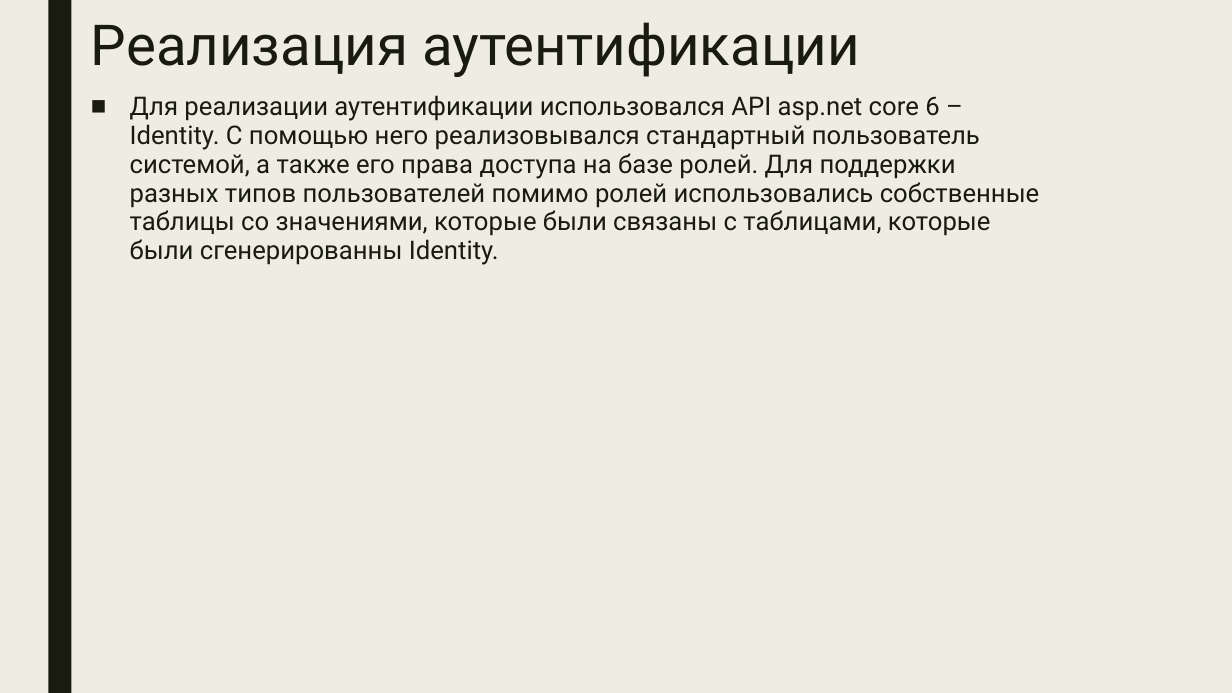
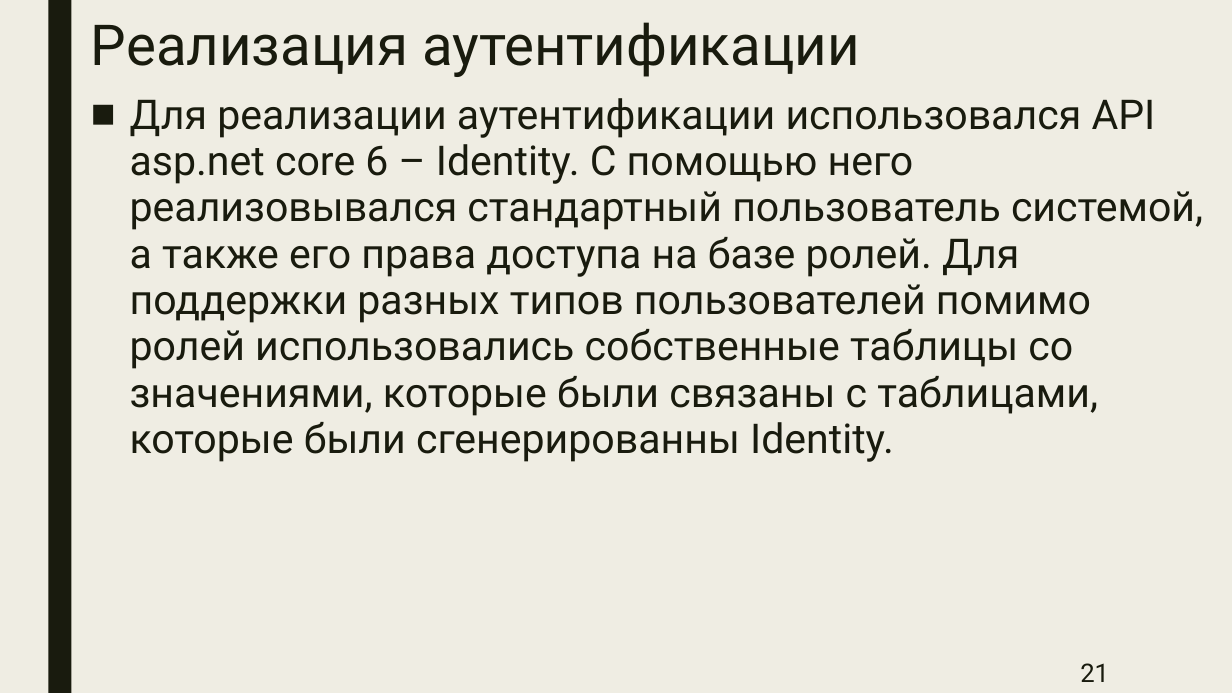
Before and after one commit to TopRuiner/MIS, a slide deck: slide 21 of DOC/ИСТ220-ТП-КП-Презентация-Крылов.pptx. Drawn at 1232x693 pixels with LibreOffice and Linux fonts; fonts in the diff are those of the drawing. Boxes give left, top, right and bottom in pixels: in the first picture for what was removed or moved away, otherwise in the second. Text is boxed around its words. In the diff, an @@ line names an element or a change of style, - is before the commit and + after.

```diff
--- a/DOC/ИСТ220-ТП-КП-Презентация-Крылов.pptx
+++ b/DOC/ИСТ220-ТП-КП-Презентация-Крылов.pptx
@@ text "Для реализации аутентификации использовался API ..." at (130, 98, 1203, 462): size 20 to 32 pt @@
@@ page number added at (1080, 663, 1109, 682), 20 pt, text #191B0E @@
+21
```
Also in this commit, not shown: 19 other slides changed, 24 slides added, 23 slides removed, 3 other files.
